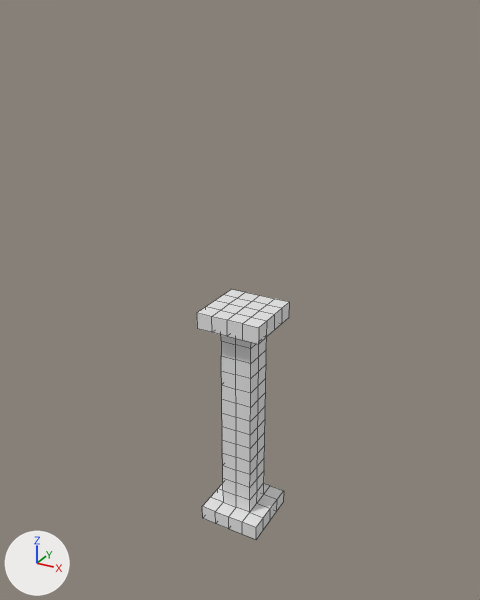
Renders of the FBX model Assets/FBX/s_pillar.fbx from each side of a commit.
One viewpoint serves both versions: a 50 mm camera at (5.38, -6.24, 6.2) aimed at (1.94, 0.01, 3.08). Arrows for +X, +Y and +Z are at lower left; the lights stay in place. Mesh edges are drawn as thin lines. Vertices at the same position are counted once.

In view in the first picture: 'S_Pillar'.
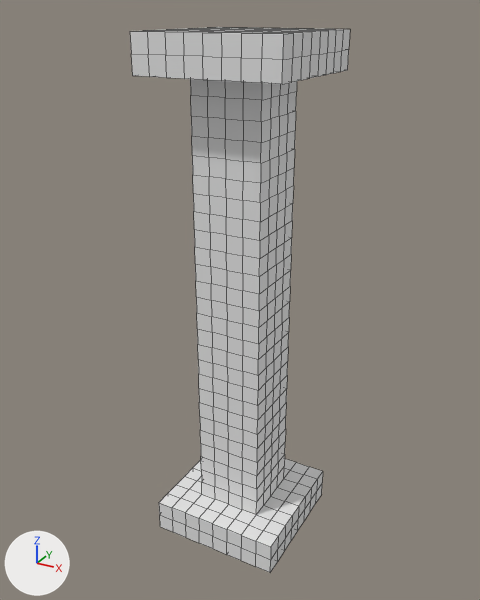
Changed parts and their boxes [x1, y1, x2, y2] in the pictures (480 x 600 px):
'S_Pillar', reshaped, rescaled (135% wider, 118% taller): before [197, 289, 290, 539]; after [130, 27, 350, 572]
part 1 of me_plane, added: after [130, 27, 350, 572]

The change in detail:
me_plane is used by ob_s_pillar; location (2.0, 0.0, 0.0).
me_plane had 193 vertices, 189 faces and spanned x -0.4..0.4, y -0.4..0.4, z 0.0..3.0.
me_plane now has 762 vertices, 756 faces and spans x -0.4..0.4, y -0.4..0.4, z 0.0..3.0.
me_plane part 1: 569 vertices added at x -0.4..0.4, y -0.4..0.4, z 0.0..3.0.
Object 'S_Pillar' (ob_s_pillar) is rescaled from (1.0, 1.0, 1.0) to (2.0, 2.0, 2.0).
